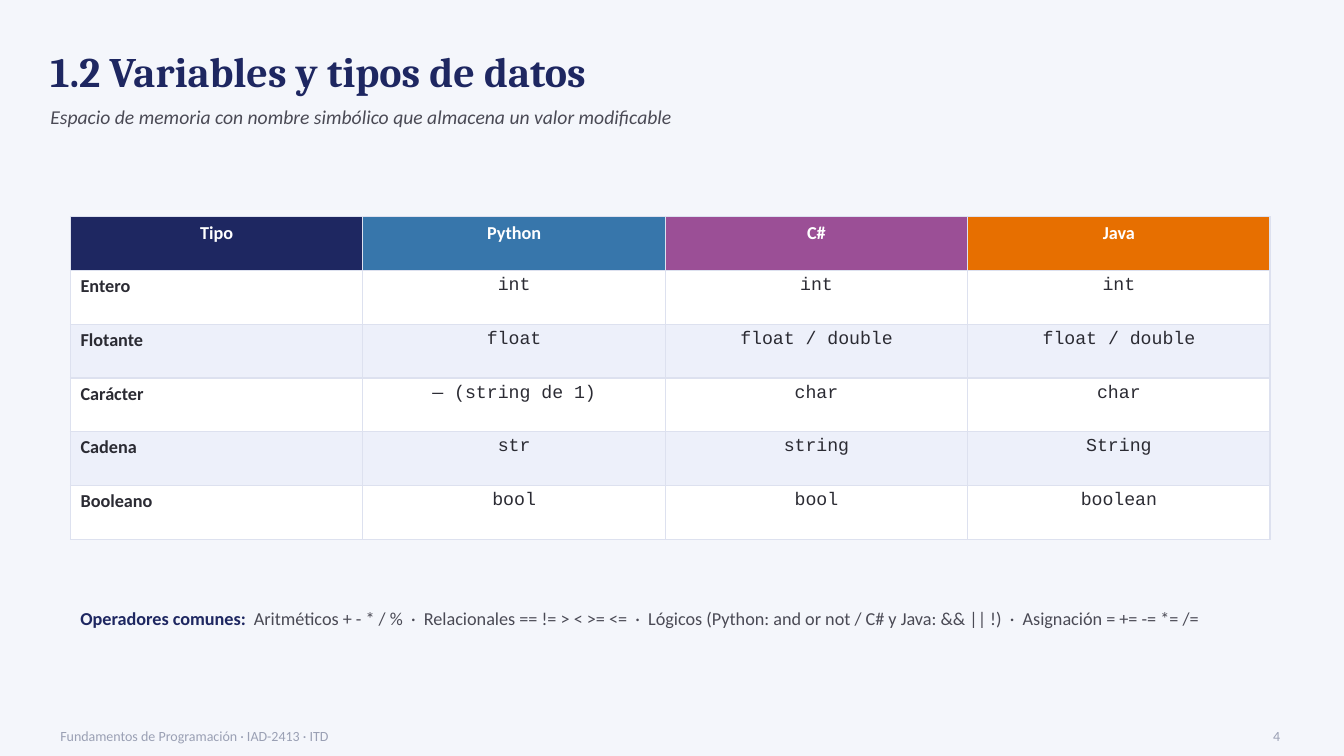
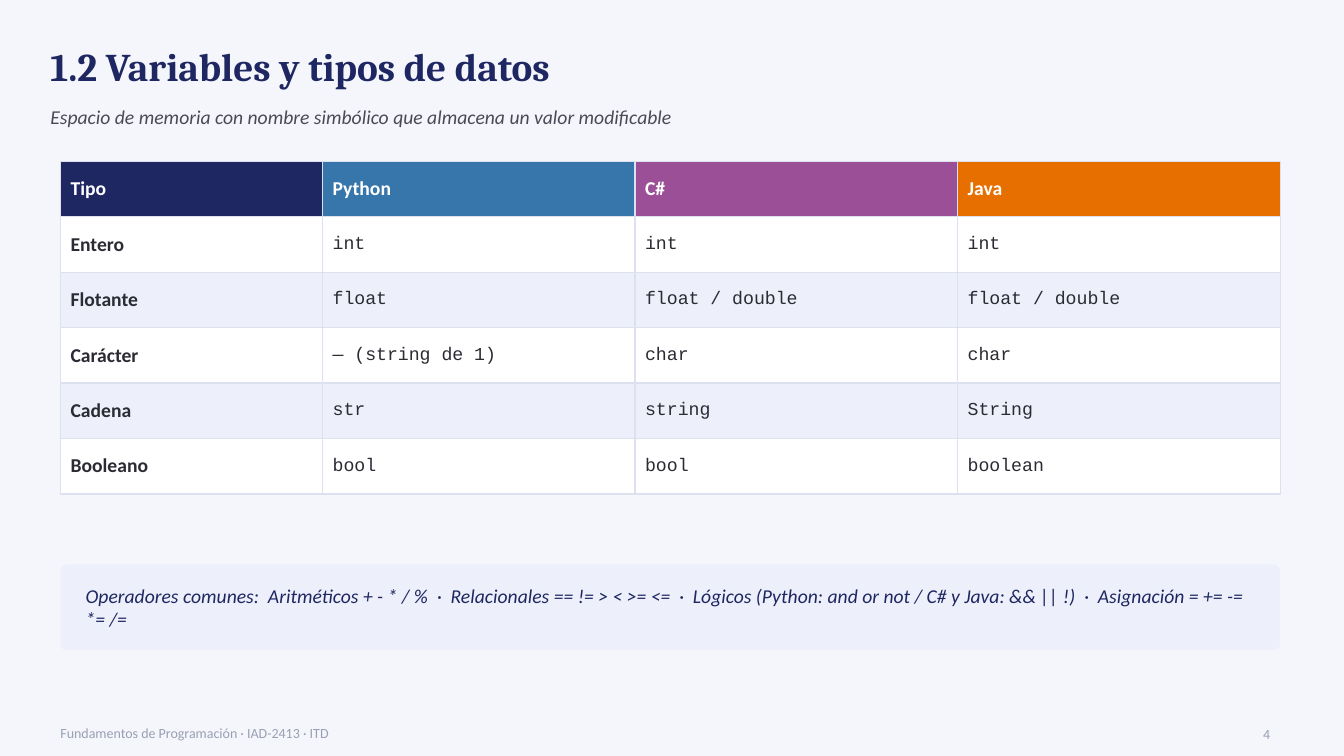
Before and after one commit to svalher/Fundamentos_de_Programacion_para_IIA, a slide deck: slide 4 of Fundamentos de Programación IA/Unidad 1/Material Unidad 1/Unidad1_Fundamentos_Programacion.pptx. Drawn at 1344x756 pixels with LibreOffice and Linux fonts; fonts in the diff are those of the drawing. Boxes give left, top, right and bottom in pixels: in the first picture for what was removed or moved away, otherwise in the second. Text is boxed around its words. In the diff, an @@ line names an element or a change of style, - is before the commit and + after.

```diff
--- a/Fundamentos de Programación IA/Unidad 1/Material Unidad 1/Unidad1_Fundamentos_Programacion.pptx
+++ b/Fundamentos de Programación IA/Unidad 1/Material Unidad 1/Unidad1_Fundamentos_Programacion.pptx
@@ text "1.2 Variables y tipos de ..." at [50,53,550,90]: size 30 to 28 pt @@
@@ table at [60,161,1280,476] @@
@@ size 13 to 14 pt in "Tipo", "Python", "C#", "Java" and 5 more places @@
@@ alignment centre to left @@
@@ table: place and size @@
-table at [71,217,1270,539]
+table at [60,161,1280,476]
@@ rounded rectangle added at [60,565,1280,650], fill #EDF0FA @@
@@ text "Operadores comunes: Aritméticos + - ...": place and size @@
-text "Operadores comunes: Aritméticos + - ..." at [80,612,1103,628]
+text "Operadores comunes: Aritméticos + - ..." at [86,589,1185,607]
@@ text "Operadores comunes: Aritméticos + - ..." at [86,589,1185,607]: size 13 to 14 pt, italic on; text colour #4A4A55 to #1E2761 in "Aritméticos + - * / % · ..."; bold off in "Operadores comunes:"; line spacing 1.3 to 1 @@
@@ page number: place and size @@
-page number at [1273,732,1280,741]
+page number at [1263,730,1270,739]
@@ page number at [1263,730,1270,739]: vertical alignment middle to top @@
```
Also in this commit, not shown: 13 other slides changed, 7 slides added, 2 other files.
